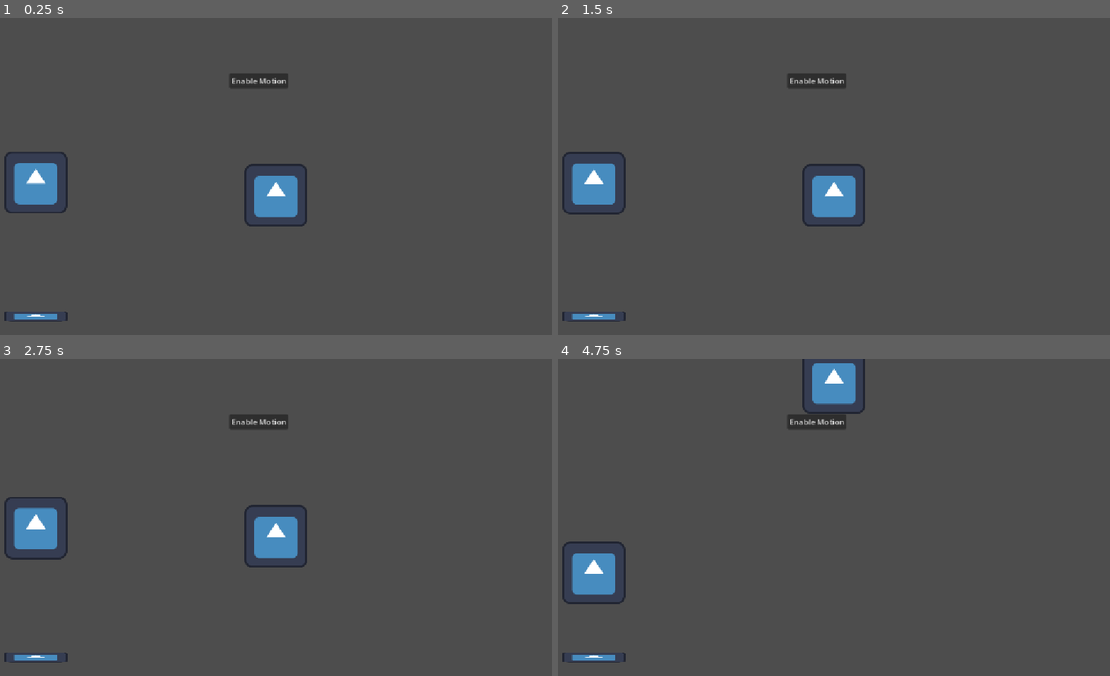
Above: before the commit, frames 1-4 (two rows, left to right).
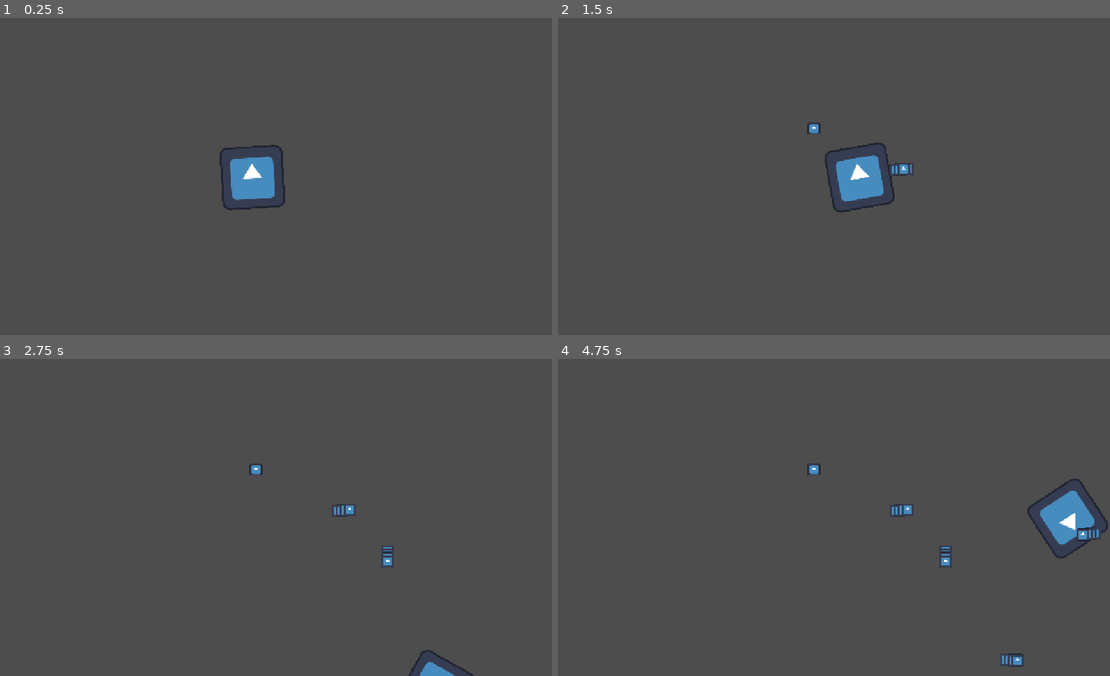
Above: after the commit, the same moments.

Repository: Frickerson/Brackeys_2026.2
Game: Godot game, scene res://Tests/Scenes/TestScene.tscn
The game is run twice, just before and just after one commit, with the same random seed, the same clock (stepped at 60 frames per second) and the same inputs. The project has no main scene, so this scene is started directly. The engine's default icon, where the game draws it, is replaced by a stand-in: a white triangle on a blue panel in a dark square.
Inputs (mouse positions are in pixels of both pictures, inside the frame that each line leads up to):
- Up to frame 1 (0.25 s): no input
- Up to frame 2 (1.5 s): click (817, 81) at 0.5 s, where only the run before the commit has a clickable "Enable Motion"; move the mouse to (949, 160) at 1.27 s; hold D (Player_Move_Right, bound only after the commit) from 1.28 s (still down); click (949, 160) at 1.42 s
- Up to frame 3 (2.75 s): move the mouse to (154, 533) at 2.02 s; release D (Player_Move_Right, bound only after the commit) at 2.03 s; hold S (Player_Move_Down, bound only after the commit) from 2.03 s (still down); click (154, 533) at 2.17 s
- Up to frame 4 (4.75 s): move the mouse to (883, 447) at 2.77 s; release S (Player_Move_Down, bound only after the commit) at 2.78 s; hold D (Player_Move_Right, bound only after the commit) 2.78-3.53 s; click (883, 447) at 2.92 s; move the mouse to (800, 580) at 3.52 s; hold W (Player_Move_Up, bound only after the commit) 3.53-4.28 s; click (800, 580) at 3.67 s; move the mouse to (999, 565) at 4.27 s; hold A (Player_Move_Left, bound only after the commit) from 4.28 s (still down); click (999, 565) at 4.42 s

The runs differ from the first frame. In frame 1, 3.9% of the frame differs, in the area x 0-56%, y 17-96%; in frame 2, 4.1%; in frame 3, 3.7%; in frame 4, 4.8%, in the area x 0-100%, y 0-98%.

Commit message:
First player setup

Diff:
--- /dev/null
+++ b/Game/Levels/BasicLevel.tscn
@@ -0,0 +1,3 @@
+[gd_scene format=3 uid="uid://bvno76xx5ykpq"]
+
+[node name="Node2D" type="Node2D" unique_id=1310273676]
--- /dev/null
+++ b/Game/Objects/Player/Bullet.tscn
@@ -0,0 +1,15 @@
+[gd_scene format=3 uid="uid://qjyuecuw6ve5"]
+
+[ext_resource type="Texture2D" uid="uid://x66tsxte8o5r" path="res://icon.svg" id="1_617kg"]
+
+[sub_resource type="CircleShape2D" id="CircleShape2D_bu7o8"]
+radius = 68.117546
+
+[node name="Area2D" type="Area2D" unique_id=1582658277]
+
+[node name="CollisionShape2D" type="CollisionShape2D" parent="." unique_id=1271787194]
+scale = Vector2(0.2, 0.2)
+shape = SubResource("CircleShape2D_bu7o8")
+
+[node name="Sprite2D" type="Sprite2D" parent="CollisionShape2D" unique_id=980642888]
+texture = ExtResource("1_617kg")
--- /dev/null
+++ b/Game/Objects/Player/Player.gd
@@ -0,0 +1,33 @@
+extends CharacterBody2D
+
+@export var Attack: PackedScene
+
+const MoveSpeed = 30000.0
+var EnableAttack = false
+
+func _physics_process(delta: float) -> void:
+	var vertical = delta * MoveSpeed * Input.get_axis("Player_Move_Up","Player_Move_Down")
+	var horizontal = delta * MoveSpeed * Input.get_axis("Player_Move_Left","Player_Move_Right")
+
+	velocity = Vector2(horizontal, vertical)
+
+	move_and_slide()
+
+	var mouse_position = get_viewport().get_mouse_position()
+	var direction = mouse_position - position
+	rotation = direction.angle()
+
+func _input(event):
+	if event is InputEventMouseButton:
+		if event.pressed:
+			EnableAttack = true
+		if event.is_released():
+			EnableAttack = false
+
+func _process(delta: float) -> void:
+	if EnableAttack == false:
+		return
+
+	var attack = Attack.instantiate()
+	owner.add_child(attack)
+	attack.position = $Marker2D.global_position
--- /dev/null
+++ b/Game/Objects/Player/Player.tscn
@@ -0,0 +1,22 @@
+[gd_scene format=3 uid="uid://dprglki4vqowe"]
+
+[ext_resource type="Script" uid="uid://by12bqobms5mi" path="res://Game/Objects/Player/Player.gd" id="1_5anc7"]
+[ext_resource type="Texture2D" uid="uid://x66tsxte8o5r" path="res://icon.svg" id="1_f664l"]
+[ext_resource type="PackedScene" uid="uid://qjyuecuw6ve5" path="res://Game/Objects/Player/Bullet.tscn" id="2_bupal"]
+
+[sub_resource type="CircleShape2D" id="CircleShape2D_bu7o8"]
+radius = 71.00704
+
+[node name="CharacterBody2D" type="CharacterBody2D" unique_id=1713415423]
+script = ExtResource("1_5anc7")
+Attack = ExtResource("2_bupal")
+
+[node name="Sprite2D" type="Sprite2D" parent="." unique_id=1050555902]
+texture = ExtResource("1_f664l")
+
+[node name="CollisionShape2D" type="CollisionShape2D" parent="." unique_id=1653081082]
+shape = SubResource("CircleShape2D_bu7o8")
+
+[node name="Marker2D" type="Marker2D" parent="." unique_id=769246578]
+position = Vector2(100, 0)
+gizmo_extents = 25.0
--- a/Tests/Scenes/TestScene.tscn
+++ b/Tests/Scenes/TestScene.tscn
@@ -1,25 +1,8 @@
 [gd_scene format=3 uid="uid://ocmgkjvm638v"]
 
-[ext_resource type="PackedScene" uid="uid://bnwplew2qfgbi" path="res://Tests/ViktorTest/floor.tscn" id="1_qny7f"]
-[ext_resource type="PackedScene" uid="uid://pv4wj3o0omcx" path="res://Tests/ViktorTest/rigidbody.tscn" id="2_xx4ho"]
-[ext_resource type="PackedScene" uid="uid://bf6u66vq643kd" path="res://Tests/ViktorTest/SpriteTest.tscn" id="3_xx4ho"]
+[ext_resource type="PackedScene" uid="uid://dprglki4vqowe" path="res://Game/Objects/Player/Player.tscn" id="1_y857a"]
 
 [node name="TestScene" type="Node3D" unique_id=1757694833]
 
-[node name="StaticBody2D" parent="." unique_id=1627548054 instance=ExtResource("1_qny7f")]
-position = Vector2(99, 610)
-
-[node name="RigidBody2D" parent="." unique_id=1978752001 instance=ExtResource("2_xx4ho")]
-position = Vector2(99, 308)
-
-[node name="Sprite2D" parent="." unique_id=2107232564 instance=ExtResource("3_xx4ho")]
-position = Vector2(589, 363)
-
-[node name="Button" type="Button" parent="." unique_id=199829305]
-offset_left = 494.0
-offset_top = 113.0
-offset_right = 614.0
-offset_bottom = 144.0
-text = "Enable Motion"
-
-[connection signal="pressed" from="Button" to="Sprite2D" method="_on_button_pressed"]
+[node name="CharacterBody2D" parent="." unique_id=1713415423 instance=ExtResource("1_y857a")]
+position = Vector2(541, 326)
--- a/project.godot
+++ b/project.godot
@@ -19,6 +19,29 @@
 window/stretch/mode="canvas_items"
 window/stretch/aspect="expand"
 
+[input]
+
+Player_Move_Up={
+"deadzone": 0.2,
+"events": [Object(InputEventKey,"resource_local_to_scene":false,"resource_name":"","device":-1,"window_id":0,"alt_pressed":false,"shift_pressed":false,"ctrl_pressed":false,"meta_pressed":false,"pressed":false,"keycode":0,"physical_keycode":87,"key_label":0,"unicode":119,"location":0,"echo":false,"script":null)
+]
+}
+Player_Move_Down={
+"deadzone": 0.2,
+"events": [Object(InputEventKey,"resource_local_to_scene":false,"resource_name":"","device":-1,"window_id":0,"alt_pressed":false,"shift_pressed":false,"ctrl_pressed":false,"meta_pressed":false,"pressed":false,"keycode":0,"physical_keycode":83,"key_label":0,"unicode":115,"location":0,"echo":false,"script":null)
+]
+}
+Player_Move_Left={
+"deadzone": 0.2,
+"events": [Object(InputEventKey,"resource_local_to_scene":false,"resource_name":"","device":-1,"window_id":0,"alt_pressed":false,"shift_pressed":false,"ctrl_pressed":false,"meta_pressed":false,"pressed":false,"keycode":0,"physical_keycode":65,"key_label":0,"unicode":97,"location":0,"echo":false,"script":null)
+]
+}
+Player_Move_Right={
+"deadzone": 0.2,
+"events": [Object(InputEventKey,"resource_local_to_scene":false,"resource_name":"","device":-1,"window_id":0,"alt_pressed":false,"shift_pressed":false,"ctrl_pressed":false,"meta_pressed":false,"pressed":false,"keycode":0,"physical_keycode":68,"key_label":0,"unicode":100,"location":0,"echo":false,"script":null)
+]
+}
+
 [physics]
 
 3d/physics_engine="Jolt Physics"
Not shown, added: Game/Objects/Player/Player.gd.uid
